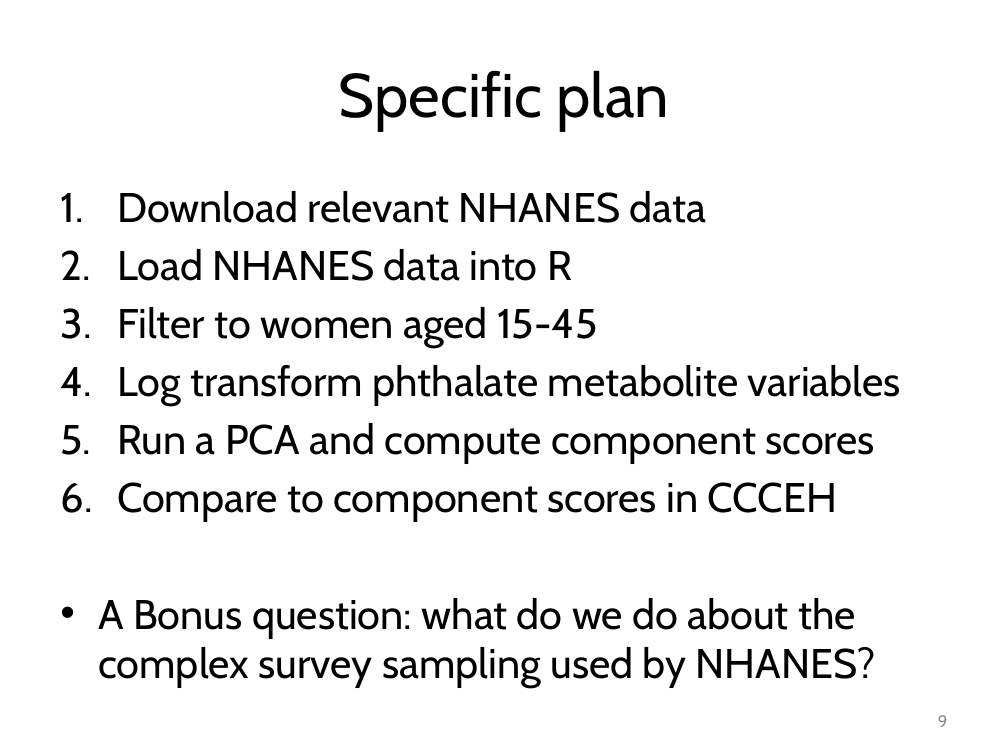
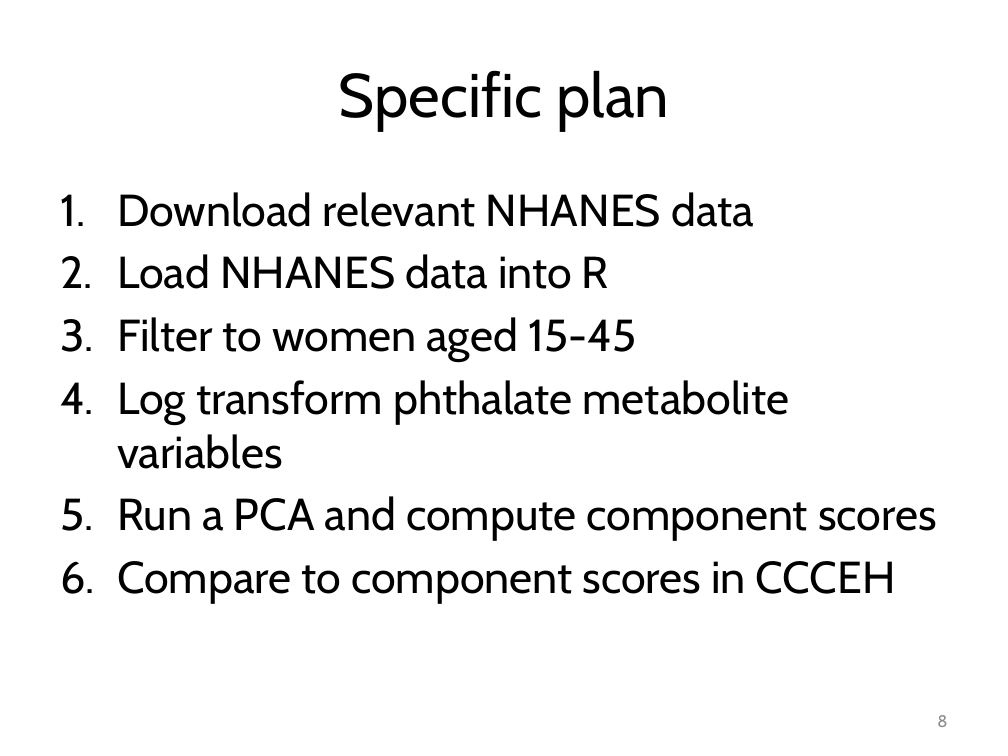
Before and after one commit to smooney27/RWorkshopSER2023, a slide deck: slide 8 of RWorkshopPart4-CaseStudy.pptx (slide 9 before the commit). Drawn at 1008x756 pixels with LibreOffice and Linux fonts; fonts in the diff are those of the drawing. Boxes give left, top, right and bottom in pixels: in the first picture for what was removed or moved away, otherwise in the second. Text is boxed around its words. In the diff, an @@ line names an element or a change of style, - is before the commit and + after.

```diff
--- a/RWorkshopPart4-CaseStudy.pptx
+++ b/RWorkshopPart4-CaseStudy.pptx
@@ text "Download relevant NHANES data" at box(117, 192, 937, 603): size 29.6 to 32 pt @@
@@ text at box(98, 598, 876, 688): paragraph removed @@
-• A Bonus question: what do we do about the complex survey sampling used by NHANES?
@@ page number at box(937, 715, 947, 727): text changed @@
-9
+8
```
Also in this commit, not shown: 5 other slides changed, 4 slides removed, 2 other files.
